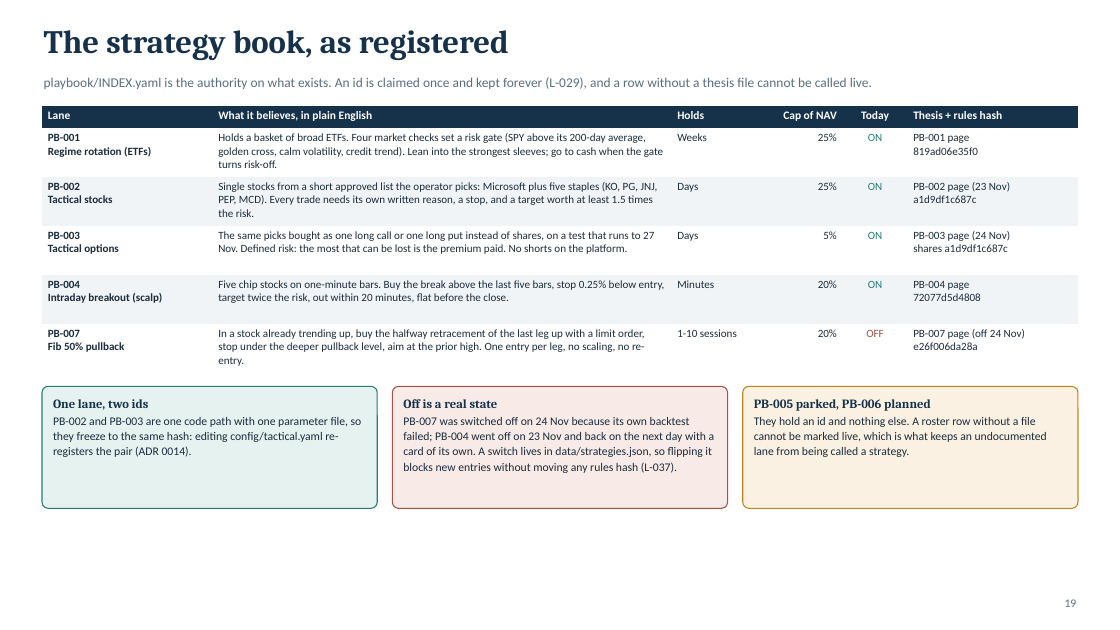
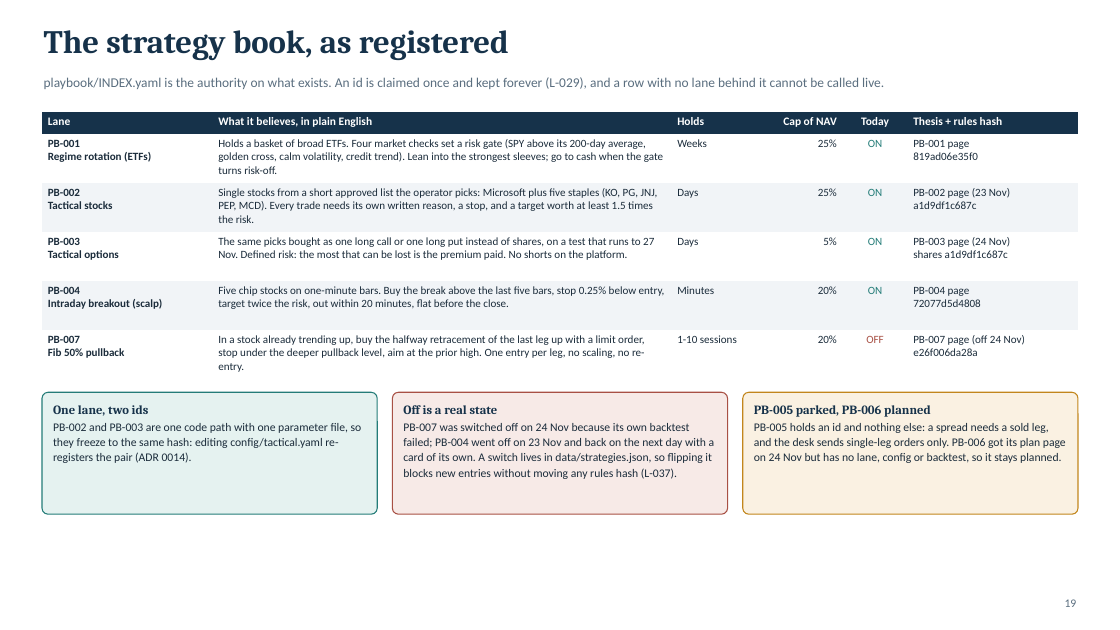
Before and after one commit to aloisohzh/tyche, a slide deck: slide 19 of docs/competition/deck/tyche-competition-deck.pptx. Drawn at 1120x630 pixels with LibreOffice and Linux fonts; fonts in the diff are those of the drawing. Boxes give left, top, right and bottom in pixels: in the first picture for what was removed or moved away, otherwise in the second. Text is boxed around its words. In the diff, an @@ line names an element or a change of style, - is before the commit and + after.

Commit message:
Competition deck: follow main to 0.16.6 and the PB-006 plan
PRs #57 and #58 landed while the deck was being corrected, so it rebase
again and re-source the four claims they moved: the desk version, the
Controls readiness answer, PB-006's new plan page, and the cap-sum tiles,
whose 75% line described the guard's all-on sum as something it would
refuse when it is inside the ceiling.

```diff
--- a/docs/competition/deck/tyche-competition-deck.pptx
+++ b/docs/competition/deck/tyche-competition-deck.pptx
@@ text at [44, 77, 884, 89]: text changed @@
-playbook/INDEX.yaml is the authority on what exists. An id is claimed once and kept forever (L-029), and a row without a thesis file cannot be called live.
+playbook/INDEX.yaml is the authority on what exists. An id is claimed once and kept forever (L-029), and a row with no lane behind it cannot be called live.
@@ 3 rounded rectangles, 1 table: place and size @@
-3 rounded rectangles, 1 table at [42, 106, 1078, 508]
+3 rounded rectangles, 1 table at [42, 112, 1078, 514]
@@ text in rounded rectangle at [754, 423, 1066, 463]: text changed @@
-They hold an id and nothing else. A roster row without a file cannot be marked live, which is what keeps an undocumented lane from being called a strategy.
+PB-005 holds an id and nothing else: a spread needs a sold leg, and the desk sends single-leg orders only. PB-006 got its plan page on 24 Nov but has no lane, config or backtest, so it stays planned.
```
Also in this commit, not shown: 2 other slides changed, 1 other file.
